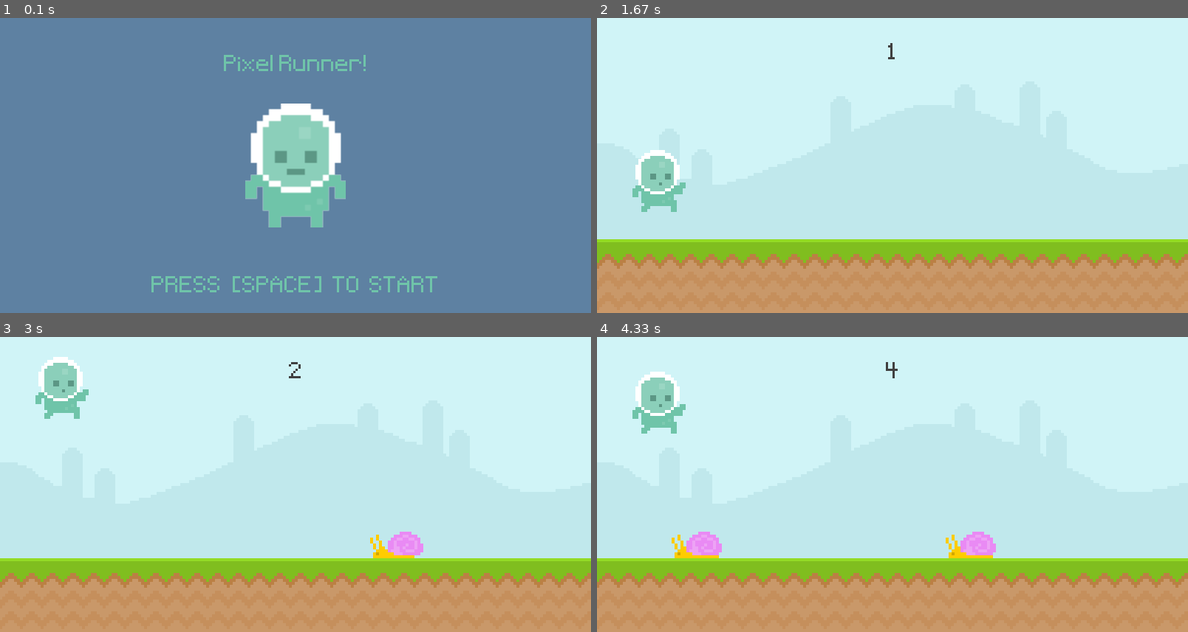
Above: before the commit, frames 1-4 (two rows, left to right).
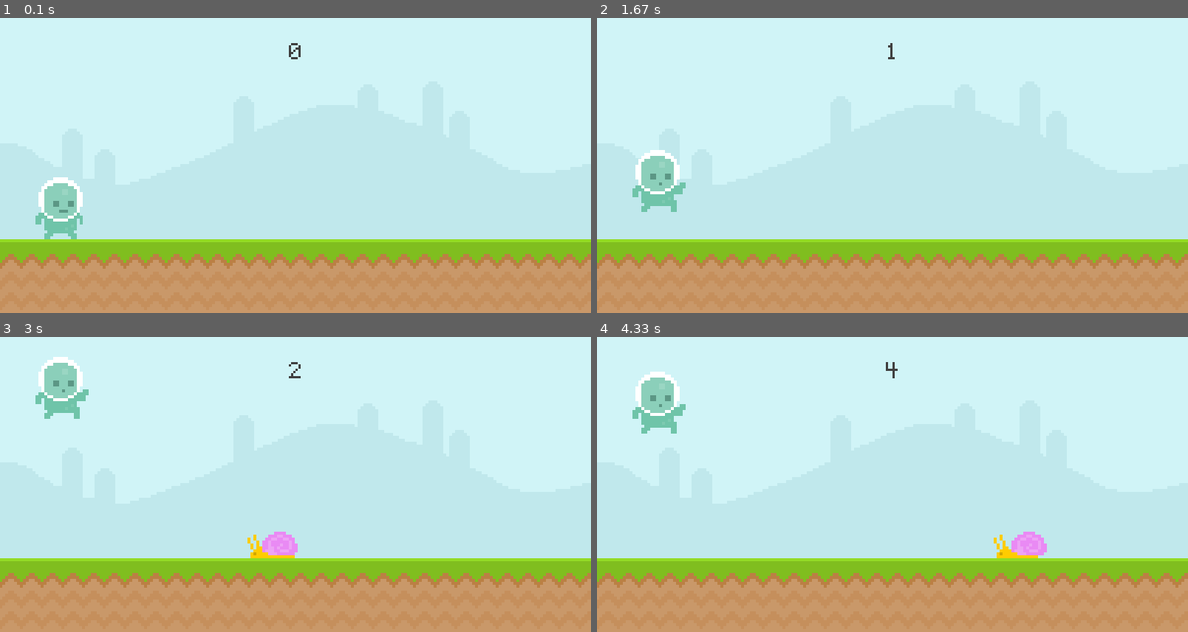
Above: after the commit, the same moments.

Repository: Dxaz/Runner-Pygame
Game: pygame game, started from src/__init__.py
Two runs of this game, one before a commit and one after it. Both use one fixed random seed, a clock stepped at 60 frames per second and the inputs below.
Inputs:
- Up to frame 1 (0.1 s): no input
- Up to frame 2 (1.67 s): tap Space at 0.33, 0.73, 1.03, 1.57 s
- Up to frame 3 (3 s): tap Space at 1.87, 2.63, 2.97 s
- Up to frame 4 (4.33 s): tap Space at 3.27, 3.8, 4.1 s

The runs differ from the first frame. In frame 1, 100% of the frame differs, in the area x 0-100%, y 0-100%; in frame 2, nothing differs; in frame 3, 1.1%; in frame 4, 1.7%.

Commit message:
Refactoring code | Created obstacles sprite 1) Added obstacles sprite class                i 2) defined obstacle self_destruct and animation methods 3) Added update method 4) replaced older obstacles with new sprite class 5) deleted out deadcode 6) collisions and game state temporarily still broken 7) spawned obstacles randomly from a choice of list

Diff:
--- a/src/__init__.py
+++ b/src/__init__.py
@@ -1,8 +1,9 @@
 import pygame
 
 from _player import Player
+from _obstacle import Obstacle
 from pygame.sprite import (Group, GroupSingle)
-from random import randint
+from random import choice
 from sys import exit
 
 TITLE = 'Runner'
@@ -15,7 +16,7 @@
 
 # Global variables
 game_font = pygame.font.Font('assets/font/Pixeltype.ttf', 50)
-game_active = False
+game_active = True
 start_time = 0
 score = None
 
@@ -23,36 +24,14 @@
 sky_surf =  pygame.image.load('assets/graphics/Sky.png').convert()
 ground_surf = pygame.image.load('assets/graphics/ground.png').convert()
 
-# Snail
-snail_frame_1 = pygame.image.load('assets/graphics/snail/snail1.png').convert_alpha()
-snail_frame_2 = pygame.image.load('assets/graphics/snail/snail2.png').convert_alpha()
-snail_frames = [snail_frame_1, snail_frame_2]
-snail_frame_index = 0
-snail_surf = snail_frames[snail_frame_index]
 
-# Fly
-fly_frame_1 = pygame.image.load('assets/graphics/Fly/Fly1.png').convert_alpha()
-fly_frame_2 = pygame.image.load('assets/graphics/Fly/Fly2.png').convert_alpha()
-fly_frames = [fly_frame_1, fly_frame_2]
-fly_frame_index = 0
-fly_surf = fly_frames[fly_frame_index]
-
-# Obstacle list of rectangles
-obstacle_rect_list = []
+# Obstacles
+obstacles_list = ['fly', 'snail', 'snail', 'snail']
+obstacles = Group()
 
 # Player
 player = GroupSingle()
 player.add(Player())
-
-# player_walk_1 = pygame.image.load('assets/graphics/Player/player_walk_1.png').convert_alpha()
-# player_walk_2 = pygame.image.load('assets/graphics/Player/player_walk_2.png').convert_alpha()
-# player_walk = [player_walk_1, player_walk_2]
-# player_index = 0
-# player_jump = pygame.image.load('assets/graphics/Player/jump.png').convert_alpha()
-
-# player_surf = player_walk[player_index]
-# player_rect = player_surf.get_rect(midbottom = (80, 300))
-# player_gravity = 0
 
 # Intro screen
 player_stand = pygame.image.load('assets/graphics/Player/player_stand.png').convert_alpha()
@@ -69,12 +48,6 @@
 obstacle_timer = pygame.USEREVENT + 1
 pygame.time.set_timer(obstacle_timer, 1500)
 
-snail_animation_timer = pygame.USEREVENT + 2
-pygame.time.set_timer(snail_animation_timer, 500)
-
-fly_animation_timer = pygame.USEREVENT + 2
-pygame.time.set_timer(fly_animation_timer, 200)
-
 
 def display_score():
     current_time = int(pygame.time.get_ticks() / 1000) - start_time
@@ -83,34 +56,11 @@
     screen.blit(score_surf, score_rect)
     return current_time
 
-def obstacle_movement(obstacle_list):
-
-    if obstacle_list:
-        for obstacle_rect in obstacle_list:
-            obstacle_rect.x -= 5
-
-            if obstacle_rect.bottom == 300:screen.blit(snail_surf, obstacle_rect)
-            else:screen.blit(fly_surf, obstacle_rect )
-
-        obstacle_list = [obstacle for obstacle in obstacle_list if obstacle.x > -100]
-        return obstacle_list
-
-    return []
-
 def collisions(player, obstacles):
     if obstacles:
         for obstacle_rect in obstacles:
             if player.colliderect(obstacle_rect): return False
     return True
-
-# def player_animation():
-#     global player_surf, player_index
-
-#     if player_rect.bottom < 300: player_surf = player_jump
-#     else:
-#         player_index += 0.1
-#         if player_index >= len(player_walk): player_index = 0
-#         player_surf = player_walk[int(player_index)]
 
 
 while True:
@@ -120,27 +70,9 @@
             exit()
 
         if game_active:
-            # if event.type == pygame.MOUSEBUTTONDOWN and player_rect.collidepoint(event.pos):
-            #     if player_rect.bottom == 300:
-            #         player_gravity = -20
-
-            # if event.type == pygame.KEYDOWN:
-            #     if event.key == pygame.K_SPACE and player_rect.bottom == 300:
-            #             player_gravity = -20
 
             if event.type == obstacle_timer:
-                if randint(0,2): obstacle_rect_list.append(snail_surf.get_rect(midbottom = (randint(900,1100), 300)))
-                else: obstacle_rect_list.append(fly_surf.get_rect(midbottom = (randint(900,1100), 210)))
-
-            if event.type == snail_animation_timer:
-                if snail_frame_index == 0 : snail_frame_index = 1
-                else: snail_frame_index = 0
-                snail_surf = snail_frames[snail_frame_index]
-
-            if event.type == fly_animation_timer:
-                if fly_frame_index == 0 : fly_frame_index = 1
-                else: fly_frame_index = 0
-                fly_surf = fly_frames[fly_frame_index]
+                obstacles.add(Obstacle(choice(obstacles_list)))
 
         else:
             if event.type == pygame.KEYDOWN and event.key == pygame.K_SPACE:
@@ -150,20 +82,17 @@
     if game_active:
         screen.blit(ground_surf,(0,300))
         screen.blit(sky_surf,(0,0))
-         # score
+        # score
         score = display_score()
 
-        # Obstacle movement
-        obstacle_rect_list = obstacle_movement(obstacle_rect_list)
+        # Obstacles
+        obstacles.draw(screen)
+        obstacles.update()
 
         # Player
-        # player_gravity += 1
-        # player_rect.y += player_gravity
-        # if player_rect.bottom > 300: player_rect.bottom = 300
-        # player_animation()
-        # screen.blit(player_surf, player_rect)
         player.draw(screen)
         player.update()
+
 
         # collision
         # game_active = collisions(player, obstacle_rect_list)
@@ -172,7 +101,7 @@
         screen.fill((94,129,162))
         screen.blit(player_stand, player_stand_rect)
 
-        obstacle_rect_list.clear()
+        # obstacle_rect_list.clear()
         # player_rect.midbottom = (80, 300)
         # player_gravity = 0
 
--- /dev/null
+++ b/src/_obstacle.py
@@ -0,0 +1,37 @@
+from pygame import (K_SPACE,
+                    MOUSEBUTTONDOWN)
+from pygame.image import load
+from pygame.sprite import Sprite
+from random import randint
+
+class Obstacle(Sprite):
+    def __init__(self, type) -> None:
+        super().__init__()
+        if type == 'fly':
+            fly_frame_1 = load('assets/graphics/Fly/Fly1.png').convert_alpha()
+            fly_frame_2 = load('assets/graphics/Fly/Fly2.png').convert_alpha()
+            self.frames = [fly_frame_1, fly_frame_2]
+            self.y_pos = 210
+        else:
+            snail_frame_1 = load('assets/graphics/snail/snail1.png').convert_alpha()
+            snail_frame_2 = load('assets/graphics/snail/snail2.png').convert_alpha()
+            self.frames = [snail_frame_1, snail_frame_2]
+            self.y_pos = 300
+
+        self.frame_index = 0
+        self.image = self.frames[self.frame_index]
+        self.rect = self.image.get_rect(midbottom = ((randint(900,1100), self.y_pos)))
+
+    def obstacle_animation(self):
+        self.frame_index += 0.1
+        if self.frame_index >= len(self.frames): self.frame_index = 0
+        self.image = self.frames[int(self.frame_index)]
+
+    def self_destruct(self):
+        if self.rect.x <= -100:
+            self.kill()
+
+    def update(self):
+        self.obstacle_animation()
+        self.rect.x -= 6
+        self.self_destruct()
--- a/src/_player.py
+++ b/src/_player.py
@@ -1,25 +1,26 @@
-import pygame
+from pygame import (K_SPACE,
+                    MOUSEBUTTONDOWN)
+from pygame.image import load
 from pygame.key import get_pressed
 from pygame.sprite import Sprite
-from pygame.image import load
 
 class Player(Sprite):
     def __init__(self):
         super().__init__()
-        player_walk_1 = pygame.image.load('assets/graphics/Player/player_walk_1.png').convert_alpha()
-        player_walk_2 = pygame.image.load('assets/graphics/Player/player_walk_2.png').convert_alpha()
+        player_walk_1 = load('assets/graphics/Player/player_walk_1.png').convert_alpha()
+        player_walk_2 = load('assets/graphics/Player/player_walk_2.png').convert_alpha()
 
         self.player_walk = [player_walk_1, player_walk_2]
         self.player_index = 0
-        self.player_jump = pygame.image.load('assets/graphics/Player/jump.png').convert_alpha()
+        self.player_jump = load('assets/graphics/Player/jump.png').convert_alpha()
         self.image = self.player_walk[self.player_index]
         self.rect = self.image.get_rect(midbottom = (80, 300))
         self.gravity = 0
 
     def player_input(self):
         keys = get_pressed()
-        if keys[pygame.K_SPACE] and self.rect.bottom == 300: self.gravity = -20
-        if keys[pygame.MOUSEBUTTONDOWN] and self.rect.bottom == 300: self.gravity = -20
+        if keys[K_SPACE] and self.rect.bottom == 300: self.gravity = -20
+        if keys[MOUSEBUTTONDOWN] and self.rect.bottom == 300: self.gravity = -20
 
     def apply_gravity(self):
         self.gravity += 1
